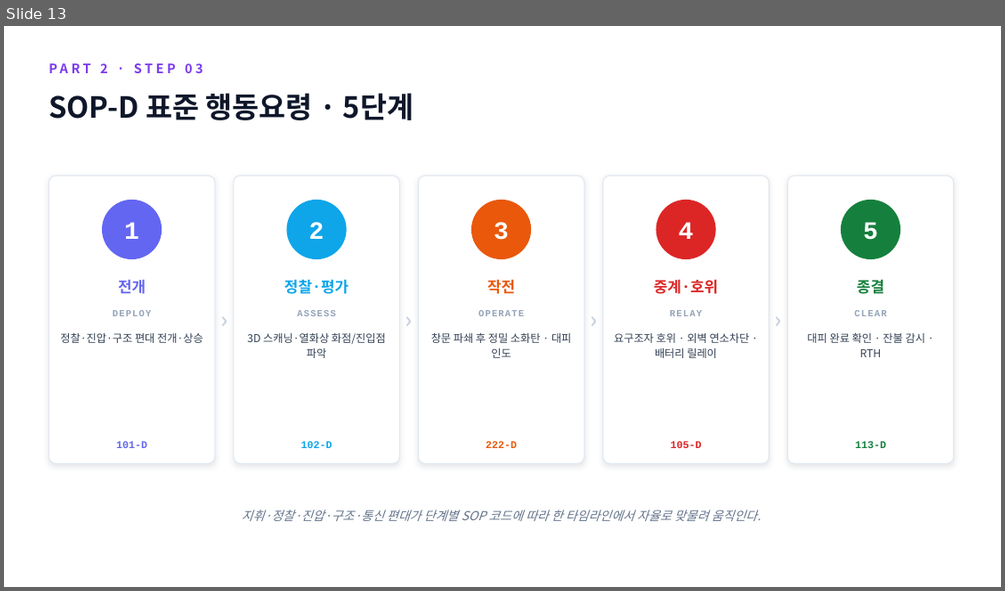
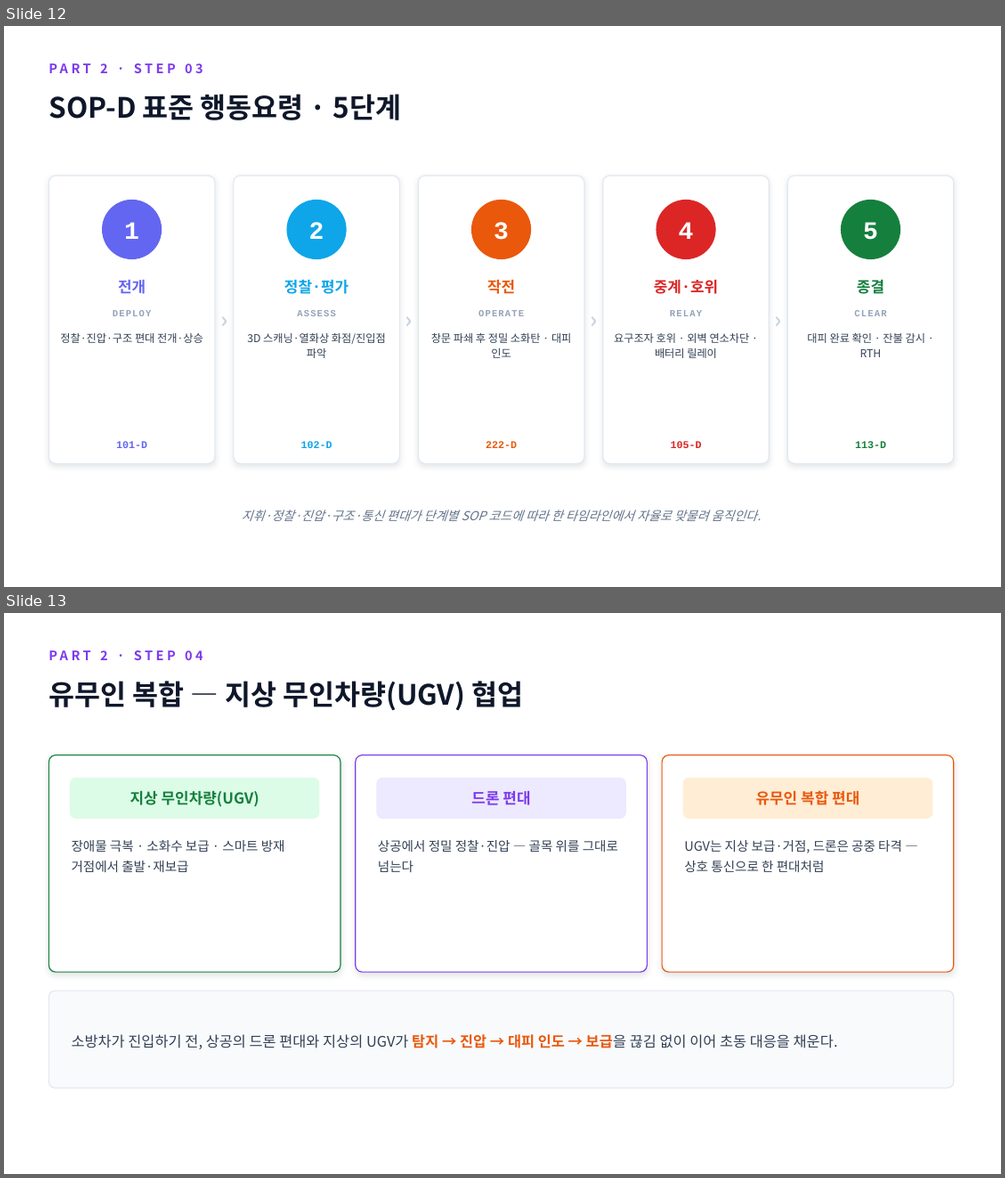
Before and after one commit to bdsm135790-png/noh, a slide deck: presentation/화재빅데이터_드론배치_분석리포트.pptx. Shown one above the other, each under a label of ours: slide 13 before the commit, slides 12 and 13 after it. The pictures are 1005x591 and 1005x1178 pixels, drawn with LibreOffice and Linux fonts; fonts in the diff are those of the drawing. Boxes give left, top, right and bottom in pixels: in the first picture for what was removed or moved away, otherwise in the second. Text is boxed around its words. In the diff, an @@ line names an element or a change of style, - is before the commit and + after.

```diff
--- a/presentation/화재빅데이터_드론배치_분석리포트.pptx
+++ b/presentation/화재빅데이터_드론배치_분석리포트.pptx
@@ slide 13 added at (4, 613, 1001, 1174), background #FFFFFF @@
@@ text added at (100, 650, 108, 660), 12.5 pt, text #7C3AED, bold @@
+PART 2 · STEP 04
@@ text added at (48, 681, 523, 711), 27 pt, text #0F172A, bold @@
+유무인 복합 — 지상 무인차량(UGV) 협업
@@ rounded rectangle added at (48, 755, 340, 972), fill #FFFFFF, outline #15803D 1 pt @@
@@ rounded rectangle added at (356, 755, 647, 972), fill #FFFFFF, outline #7C3AED 1 pt @@
@@ rounded rectangle added at (662, 755, 954, 972), fill #FFFFFF, outline #EA580C 1 pt @@
@@ rounded rectangle added at (70, 778, 320, 819), fill #DCFCE7 @@
@@ text added at (130, 791, 259, 807), 14.5 pt, text #15803D, bold @@
+지상 무인차량(UGV)
@@ rounded rectangle added at (376, 778, 626, 819), fill #EDE9FE @@
@@ text added at (471, 791, 530, 805), 14.5 pt, text #7C3AED, bold @@
+드론 편대
@@ rounded rectangle added at (683, 778, 933, 819), fill #FFEDD5 @@
@@ text added at (756, 790, 859, 805), 14.5 pt, text #EA580C, bold @@
+유무인 복합 편대
@@ text added at (72, 840, 285, 872), 12.5 pt, text #334155 @@
+장애물 극복 · 소화수 보급 · 스마트 방재 거점에서 출발·재보급
@@ text added at (378, 840, 618, 872), 12.5 pt, text #334155 @@
+상공에서 정밀 정찰·진압 — 골목 위를 그대로 넘는다
@@ text added at (684, 840, 902, 872), 12.5 pt, text #334155 @@
+UGV는 지상 보급·거점, 드론은 공중 타격 — 상호 통신으로 한 편대처럼
@@ rounded rectangle added at (48, 990, 954, 1088), fill #F8FAFC, outline #E2E8F0 1 pt @@
@@ text added at (72, 1034, 838, 1049), 14 pt, text #334155 @@
+소방차가 진입하기 전, 상공의 드론 편대와 지상의 UGV가 탐지 → 진압 → 대피 인도 → 보급을 끊김 없이 이어 초동 대응을 채운다.
@@ what was slide 13 is now slide 12 @@
@@ slide 12 changed as well @@
@@ text "SOP-D 표준 행동요령 · 5단계" at (48, 94, 402, 120): size 28 to 27 pt @@
```
Also in this commit, not shown: 14 other slides changed, 1 other slide added, 2 other files.
